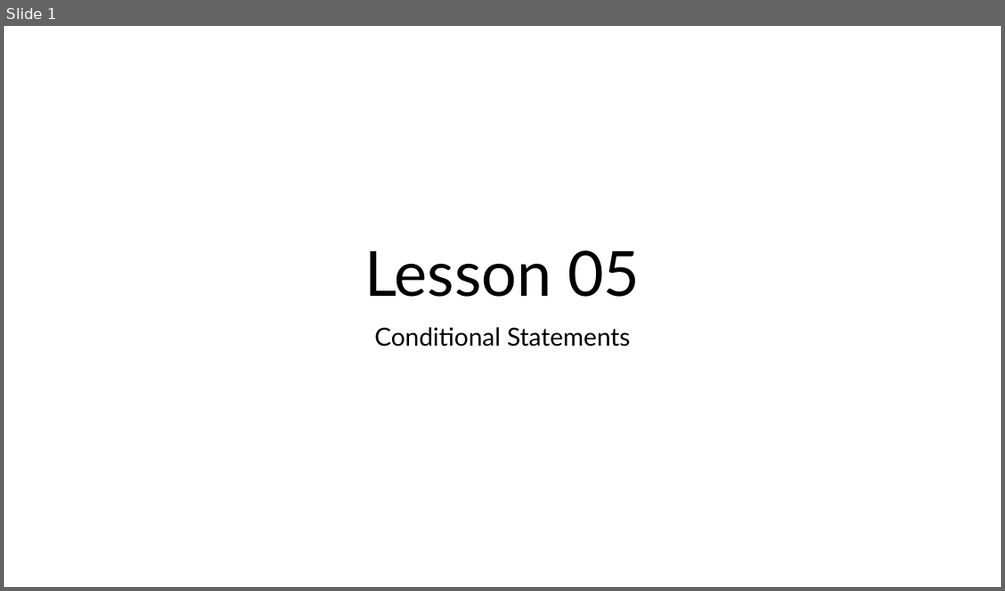
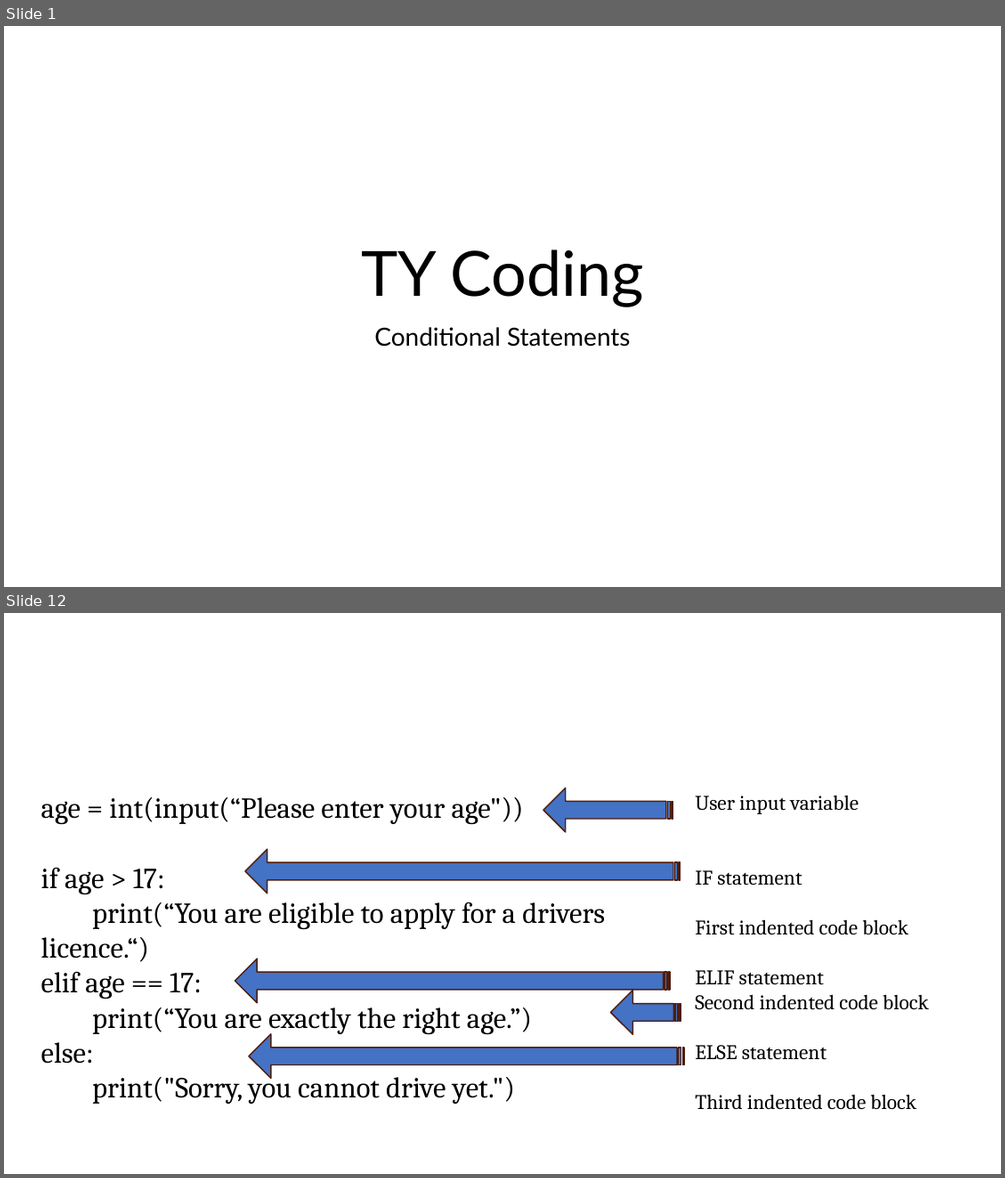
Before and after one commit to JFinnTeacher/TY-Introduction-to-Coding-with-Python, a slide deck: Lesson 05 - Conditional Statements/Teaching Resources/Lesson 05 - Conditional Statements.pptx. Shown one above the other, each under a label of ours: slide 1 before the commit, slides 1 and 12 after it; the slides between them are not shown. The pictures are 1005x591 and 1005x1178 pixels, drawn with LibreOffice and Linux fonts; fonts in the diff are those of the drawing; background and template pictures are left out. Boxes give left, top, right and bottom in pixels: in the first picture for what was removed or moved away, otherwise in the second. Text is boxed around its words. In the diff, an @@ line names an element or a change of style, - is before the commit and + after.

```diff
--- a/Lesson 05 - Conditional Statements/Teaching Resources/Lesson 05 - Conditional Statements.pptx
+++ b/Lesson 05 - Conditional Statements/Teaching Resources/Lesson 05 - Conditional Statements.pptx
@@ slide 12 added at [4,613,1001,1174], background #FFFFFF @@
@@ group added at [41,788,929,1110]: 5 striped right arrows, 2 texts @@
+age = int(input(“Please enter your age"))
+if age > 17:
+print(“You are eligible to apply for a drivers licence.“)
+elif age == 17:
+print(“You are exactly the right age.”)
+else:
+print("Sorry, you cannot drive yet.")
+User input variable
+IF statement
+First indented code block
+ELIF statement
+Second indented code block
+ELSE statement
+Third indented code block
@@ slide 1 changed as well @@
@@ title at [361,249,643,307]: text changed @@
-Lesson 05
+TY Coding
```
Also in this commit, not shown: 12 other slides added, 9 other files.
